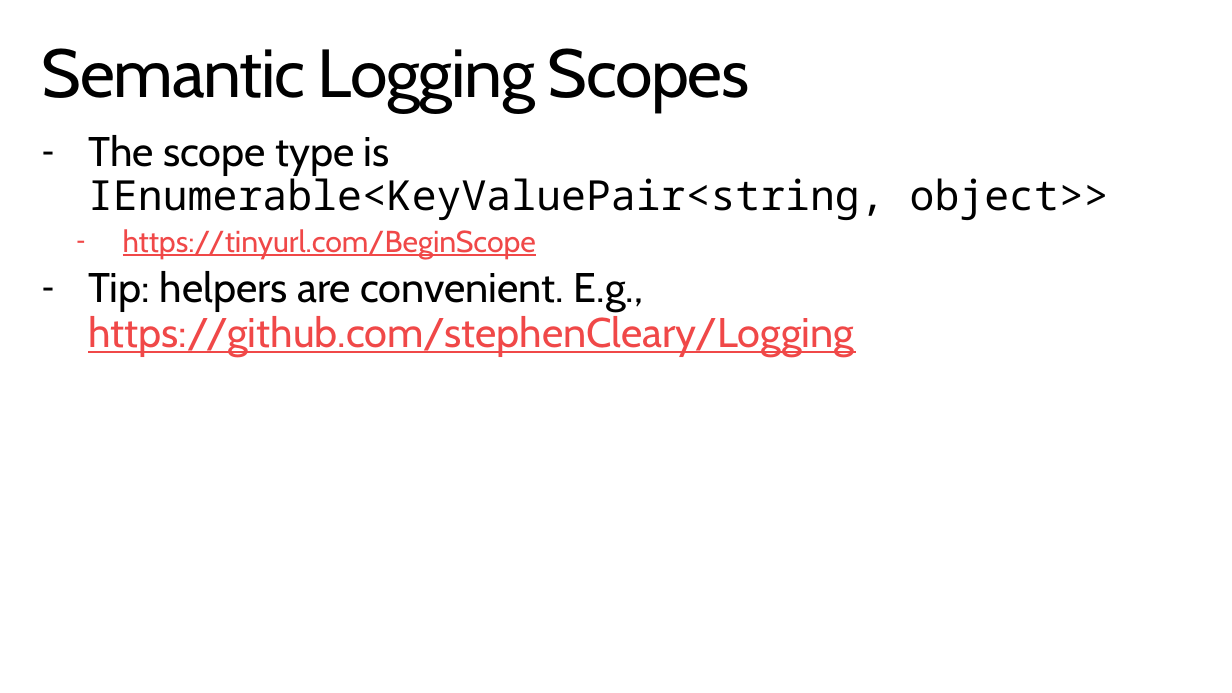
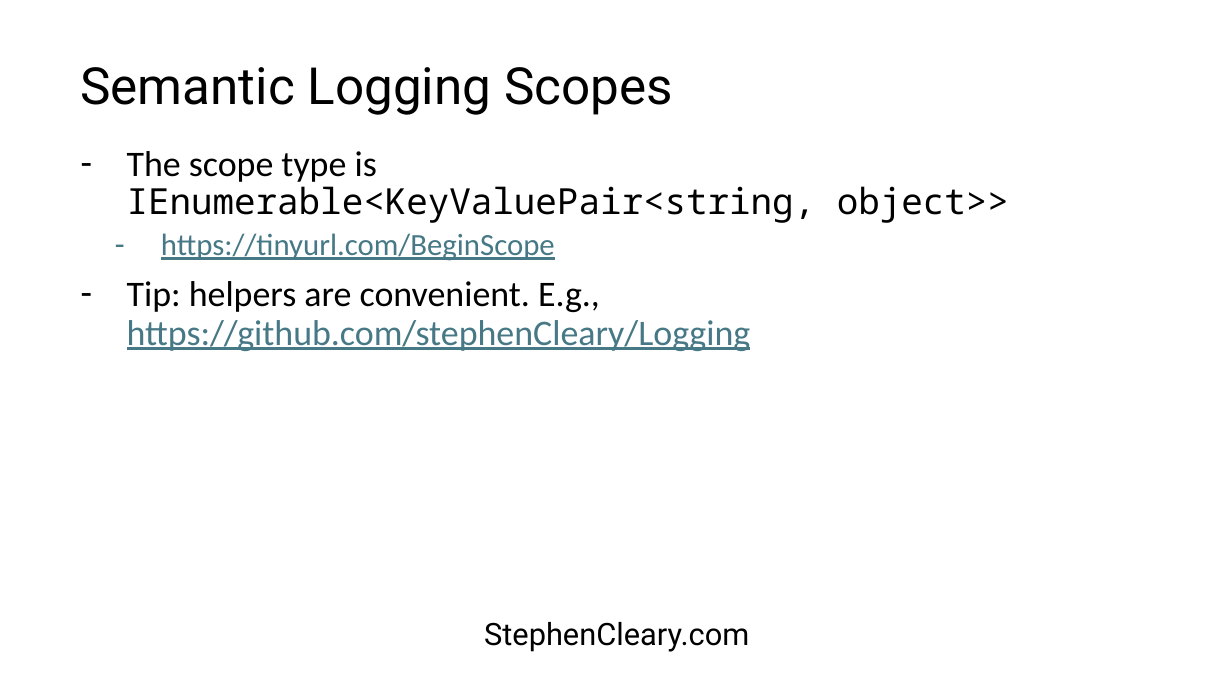
Before and after one commit to StephenCleary/Presentations, a slide deck: slide 19 of Telemetry/Logging Hero.pptx (slide 21 before the commit). Drawn at 1232x693 pixels with LibreOffice and Linux fonts; fonts in the diff are those of the drawing; background and template pictures are left out. Boxes give left, top, right and bottom in pixels: in the first picture for what was removed or moved away, otherwise in the second. Text is boxed around its words. In the diff, an @@ line names an element or a change of style, - is before the commit and + after.

```diff
--- a/Telemetry/Logging Hero.pptx
+++ b/Telemetry/Logging Hero.pptx
@@ title "Semantic Logging Scopes": place and size @@
-title "Semantic Logging Scopes" at box(42, 48, 750, 113)
+title "Semantic Logging Scopes" at box(80, 67, 673, 115)
@@ title "Semantic Logging Scopes" at box(80, 67, 673, 115): size 52.9 to 39.9 pt, font Cabin to Roboto, letter spacing -1 to 0 pt; vertical alignment top to middle @@
@@ text "The scope type is IEnumerable<KeyValuePair<string, ...": place and size @@
-text "The scope type is IEnumerable<KeyValuePair<string, ..." at box(88, 135, 1109, 357)
+text "The scope type is IEnumerable<KeyValuePair<string, ..." at box(127, 151, 1009, 351)
@@ text "The scope type is IEnumerable<KeyValuePair<string, ..." at box(127, 151, 1009, 351): size 32.4 to 28 pt in "The scope type is IEnumerable<KeyValuePair<string, object>>", "Tip: helpers are convenient. E.g., https://github.com/stephe ..."; font Cabin to Calibri in "The scope type is", "https://tinyurl.com/BeginScope", "Tip: helpers are convenient. E.g., https://github.com/stephe ..."; size 23.5 to 24 pt in "https://tinyurl.com/BeginScope"; text colour #F04848 to #467886 in "https://tinyurl.com/BeginScope", "https://github.com/stephenCleary/Logging"; more space between paragraphs @@
@@ text "StephenCleary.com": place and size @@
-text "StephenCleary.com" at box(0, 629, 1232, 693)
+text "StephenCleary.com" at box(484, 622, 749, 652)
@@ text "StephenCleary.com" at box(484, 622, 749, 652): font Cabin to Roboto, text colour #FFFFFF to #000000 @@
```
Also in this commit, not shown: 33 other slides changed, 3 slides removed, 1 other file.
